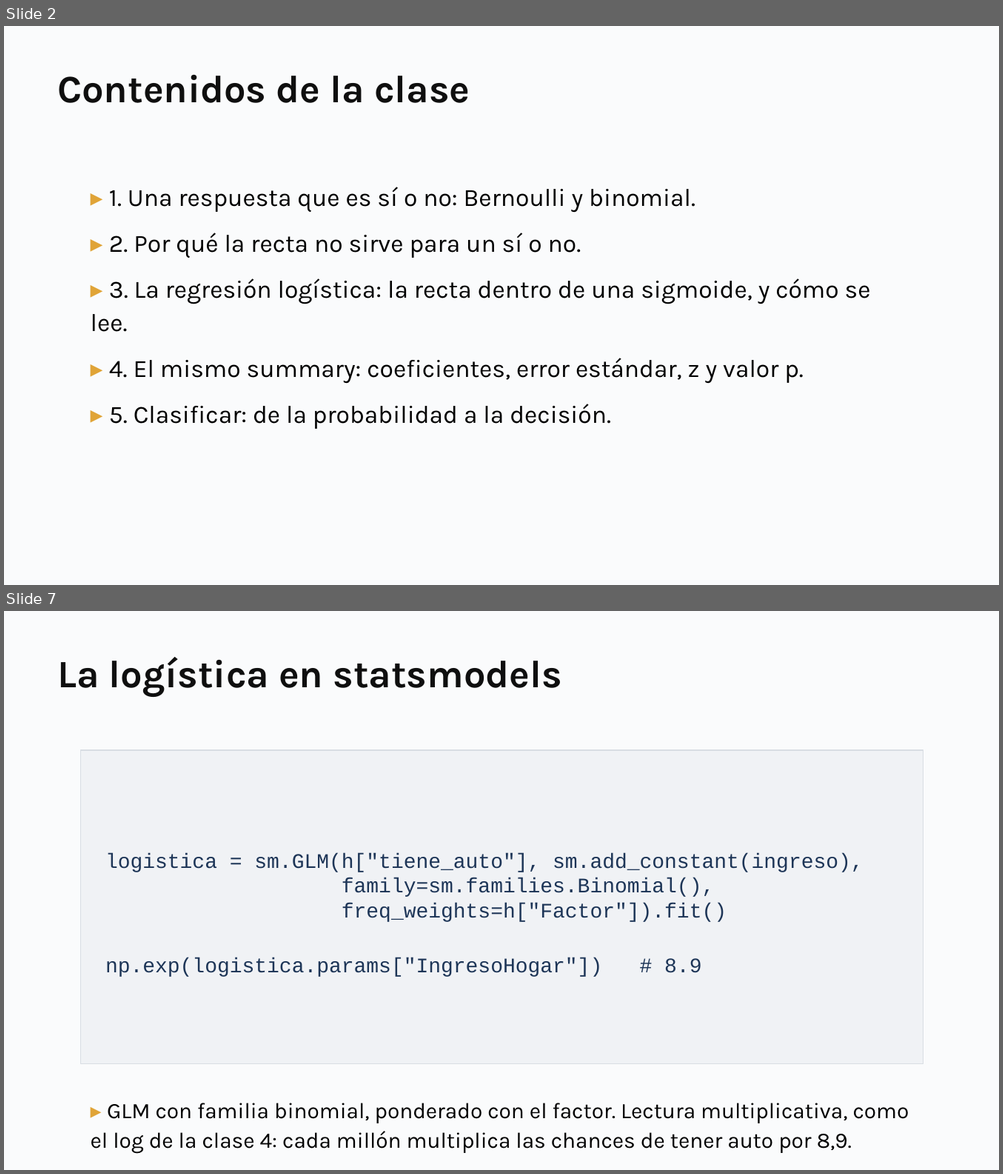
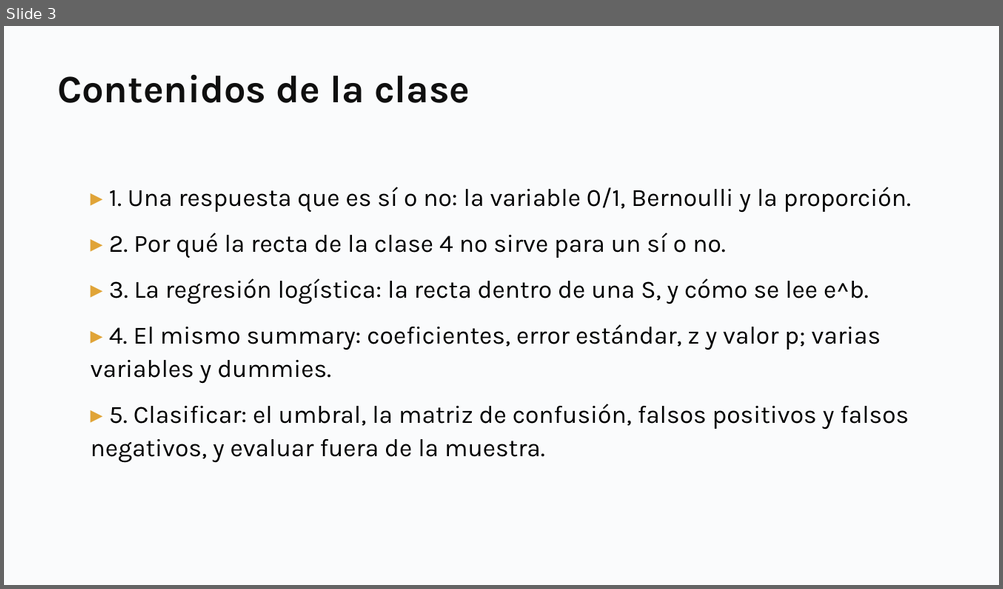
Before and after one commit to daniopitz/diplomado-cdd, a slide deck: presentaciones/clase06_regresion_logistica.pptx. Shown one above the other, each under a label of ours: slides 2 and 7 before the commit, slide 3 after it; the slides between them are not shown. The pictures are 1003x1174 and 1003x589 pixels, drawn with LibreOffice and Linux fonts; fonts in the diff are those of the drawing. Boxes give left, top, right and bottom in pixels: in the first picture for what was removed or moved away, otherwise in the second. Text is boxed around its words. In the diff, an @@ line names an element or a change of style, - is before the commit and + after.

```diff
--- a/presentaciones/clase06_regresion_logistica.pptx
+++ b/presentaciones/clase06_regresion_logistica.pptx
@@ slide 7 removed at (4, 611, 999, 1170), background #FFFFFF @@
@@ rectangle removed at (4, 611, 999, 1170) @@
@@ text removed at (57, 657, 562, 696) @@
-La logística en statsmodels
@@ rectangle removed at (80, 750, 923, 1064) @@
-logistica = sm.GLM(h["tiene_auto"], sm.add_constant(ingreso),
-family=sm.families.Binomial(),
-freq_weights=h["Factor"]).fit()
-np.exp(logistica.params["IngresoHogar"]) # 8.9
@@ text removed at (91, 1102, 909, 1153) @@
-▸ GLM con familia binomial, ponderado con el factor. Lectura multiplicativa, como el log de la clase 4: cada millón multiplica las chances de tener auto por 8,9.
@@ what was slide 2 is now slide 3 @@
@@ slide 3 changed as well @@
@@ text at (91, 187, 910, 463): text changed @@
-▸ 1. Una respuesta que es sí o no: Bernoulli y binomial.
-▸ 2. Por qué la recta no sirve para un sí o no.
-▸ 3. La regresión logística: la recta dentro de una sigmoide, y cómo se lee.
-▸ 4. El mismo summary: coeficientes, error estándar, z y valor p.
-▸ 5. Clasificar: de la probabilidad a la decisión.
+▸ 1. Una respuesta que es sí o no: la variable 0/1, Bernoulli y la proporción.
+▸ 2. Por qué la recta de la clase 4 no sirve para un sí o no.
+▸ 3. La regresión logística: la recta dentro de una S, y cómo se lee e^b.
+▸ 4. El mismo summary: coeficientes, error estándar, z y valor p; varias variables y dummies.
+▸ 5. Clasificar: el umbral, la matriz de confusión, falsos positivos y falsos negativos, y evaluar fuera de la muestra.
```
Also in this commit, not shown: 5 other slides changed, 32 slides added, 4 other slides removed, 7 other files.
